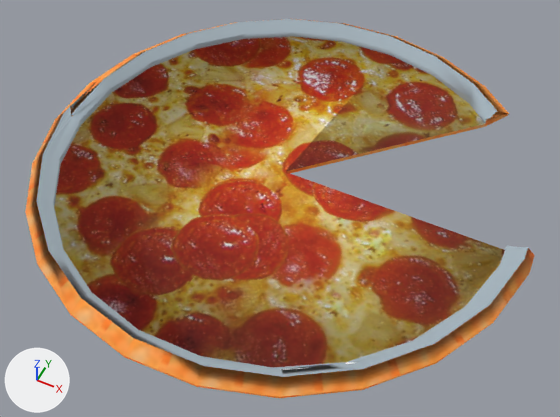
A saved change to the COLLADA model pizza.dae.
The view is the same before and after, from a camera (50 mm lens) standing at (0.0869, -0.1799, 0.2037) and looking at (0.0016, -0.0092, -0.0097). Arrows for +X, +Y and +Z are at lower left; the lights stay in place. Vertices at the same position are counted once.

The scene before the commit, as lines of its bpy script (objects in view):
```python
mat_material = principled_material('material')
mat_material.base_color = (0.371, 0.445, 0.497)  # grey #a4b2bb
mat_material.roughness = 0.9
me_sketchup = bpy.data.meshes.new('SketchUp')
me_sketchup.from_pydata(...)  # 207 vertices, 506 faces; spans x -0.095..0.091, y -0.091..0.094, z -0.003..0.004
# faces by material slot: [250, 147, 20, 89]
me_sketchup.materials.append(mat_material_2)  # picture img_material_2_jpg
me_sketchup.materials.append(mat_material)  # grey #a4b2bb
me_sketchup.materials.append(mat_material_0)  # white #ffffff
me_sketchup.materials.append(mat_material_1)  # picture img_material_1_png
ob_sketchup = bpy.data.objects.new('SketchUp', me_sketchup)
ob_sketchup.location = (0.0, 0.0, 0.0)
```
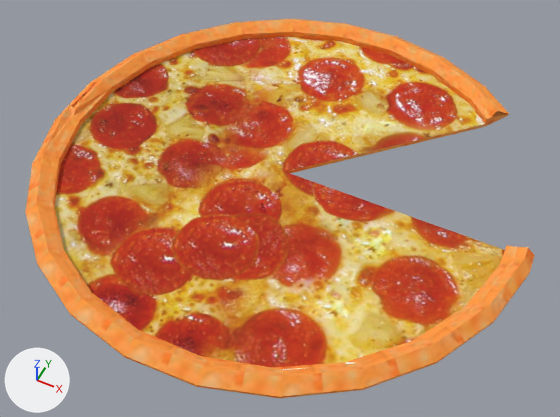
The change, as a list of edits to the scene's bpy script:
```text
Change mat_material:
    mat_material.base_color: (0.371, 0.445, 0.497) -> (1.0, 1.0, 1.0)  # grey #a4b2bb -> white #ffffff
Change me_sketchup:
    used by ob_sketchup; location = (0.0, 0.0, 0.0)
    remove me_sketchup.from_pydata(...)  # 207 vertices, 506 faces; spans x -0.095..0.091, y -0.091..0.094, z -0.003..0.004
    add me_sketchup.from_pydata(...)  # 199 vertices, 227 faces; spans x -0.095..0.091, y -0.091..0.094, z -0.003..0.004
    me_sketchup part 1: 3 vertices removed from x 0.052..0.053, y -0.064..-0.063, z 0.001..0.002
    me_sketchup part 2: 2 vertices removed from x -0.085, y 0.001, z -0.003..-0.002
    me_sketchup part 3: 49 kept faces spanning x -0.091..0.091, y -0.083..0.091, z 0.0..0.004 get new texture (UV) coordinates
    remove me_sketchup.materials.append(mat_material_0)  # white #ffffff
```

Where the change shows, as pixel boxes [x1, y1, x2, y2] in the pictures (560 x 417 px):
'SketchUp', recoloured: [27, 19, 535, 398] in both
part 1 of me_sketchup, deleted: before [346, 340, 423, 364]
part 2 of me_sketchup, deleted: before [80, 67, 285, 172]
part 3 of me_sketchup, surface changed: [43, 19, 514, 369] in both
